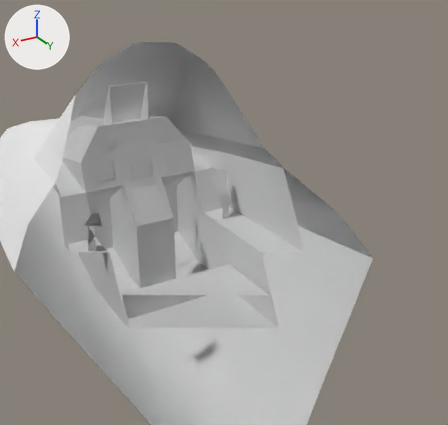
Two versions of the glTF model src/main/resources/combinedassault_packs/combinedassault/assets/combinedassault/models/aircraft/f22a/f22a.glb, one commit apart.
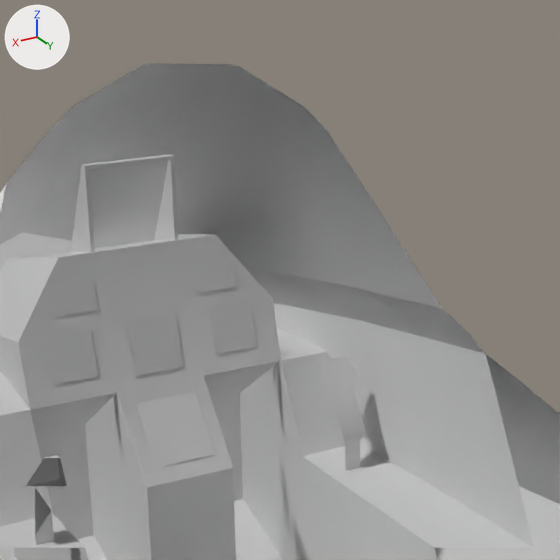
There are two pictures of each version: one from a 50 mm camera at (1.385, 2.558, 3.787) aimed at (-0.37, -0.368, 2.324), one close up on the part from 16% to 70% of the width and 3% to 61% of the height. Arrows for +X, +Y and +Z are at upper left; the lights stay in place. The last two pictures show the newer version. Everything nearer to the camera than a plane just in front of the edit is cut away. Objects named as collision shapes, trigger or cutter boxes, shadow casters or lower levels of detail are left out. Where no turn or scale is listed for an object, it has been applied to the vertices. Vertices at exactly the same position are counted once.

Names of what the first close-up shows: 'body', 'canopy', 'screen_centre', 'screen_left', 'screen_right', 'screen_ufd_left', 'screen_ufd_right', 'screen_upper', 'stick', 'throttle'.
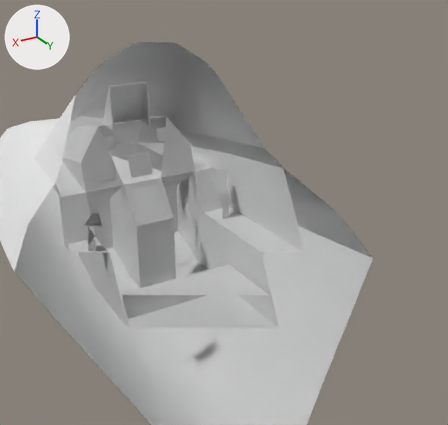
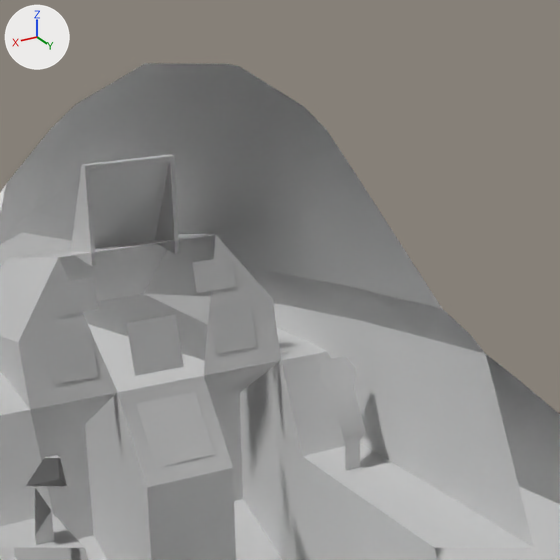
The change, as a list of edits to the scene's bpy script:
```text
Add mat_screen_hud:
    mat_screen_hud = principled_material('screen_hud')
    mat_screen_hud.base_color = (0.8, 0.8, 0.8)  # white #e7e7e7
Change me_body:
    used by ob_body; parent = ob_f22a; location = (0.0, 0.0, 0.0)
    verts and faces of me_body; kept vertices keep their numbers, new ones are numbered from 1484
    before: 429 (-0.2, -0.8, 2.8) at pixel (215, 234), 481 (-0.1, -0.7, 2.5) at pixel (203, 375), 565 (0.0, -0.8, 2.8) at pixel (139, 245), 620 (0.1, -0.7, 2.5) at pixel (117, 392), 669 (0.2, -0.8, 2.8) at pixel (58, 257)
    remove me_body.from_pydata(...)  # 1484 vertices, 2530 faces; spans x -4.5..4.5, y -4.2..14.2, z 1.0..5.1
    add me_body.from_pydata(...)  # 1484 vertices, 2527 faces; spans x -4.5..4.5, y -4.2..14.2, z 1.0..5.1
    me_body part 1
    add delete_faces([(565, 669, 620), (481, 565, 620), (429, 565, 481)])
Add me_screen_hud:
    me_screen_hud.from_pydata([(0.114, -0.95, 2.796), (-0.114, -0.95, 2.796), (-0.114, -0.824, 3.041), (0.114, -0.824, 3.041)], [], [(0, 1, 2), (0, 2, 3)])
    me_screen_hud.materials.append(mat_screen_hud)  # white #e7e7e7
Add ob_screen_hud:
    ob_screen_hud = bpy.data.objects.new('screen_hud', me_screen_hud)
    ob_screen_hud.location = (0.0, 0.0, 0.0)
```

Where the change shows, as pixel boxes (x1, y1, x2, y2) in the close-ups (560 x 560 px):
'screen_hud', added
    after: (89, 160, 169, 249)
part 1 of me_body, deleted
    before: (59, 235, 216, 392)
